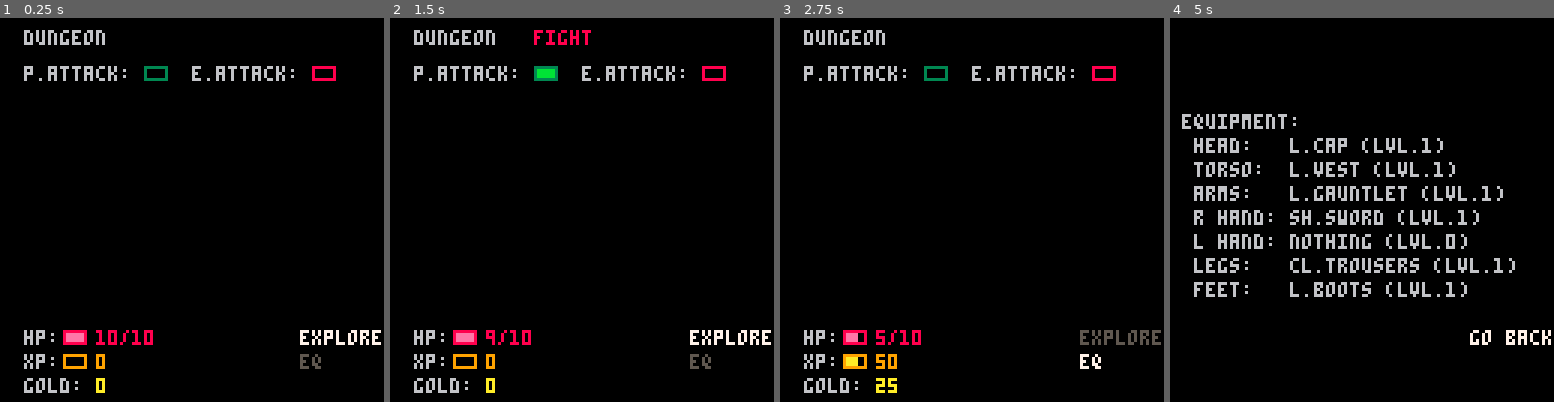
Above: before the commit, frames 1-4 (left to right).
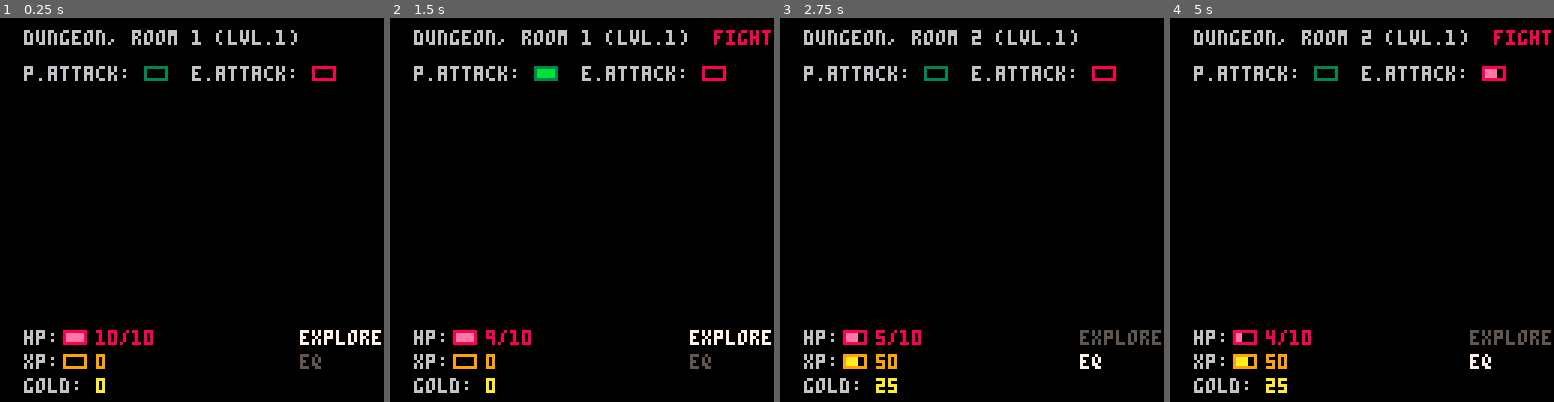
Above: after the commit, the same moments.

Repository: VedVid/IdleRPG
Game: PICO-8 cartridge idlerpg.p8
The game is run twice, just before and just after one commit, with the same random seed, the same clock (stepped at 60 frames per second) and the same inputs.
Inputs:
- Up to frame 1 (0.25 s): no input
- Up to frame 2 (1.5 s): tap X (X key) at 0.33, 1.07 s; tap O (Z key) at 0.7 s
- Up to frame 3 (2.75 s): hold Right 1.6-2.1 s; tap O (Z key) at 1.7, 2.1, 2.5 s; tap X (X key) at 1.85 s; hold Up 2.15-2.42 s; hold Right from 2.47 s (still down)
- Up to frame 4 (5 s): tap O (Z key) every 0.4 s from 2.9 to 4.9 s; tap X (X key) at 2.97, 4.08 s; release Right at 3.03 s; hold Left 3.08-3.58 s; hold Down 3.63-3.97 s; hold Right 4.02-4.68 s; hold Up from 4.73 s (still down)

The runs differ from the first frame. In frame 1, 0.6% of the frame differs, in the area x 28-78%, y 3-8%; in frame 2, 1.0%; in frame 3, 0.6%; in frame 4, 12%, in the area x 3-100%, y 3-98%.

Commit message:
Dungeon consists of several rooms. Every room has an enemy right now.

Diff:
--- a/idlerpg.p8
+++ b/idlerpg.p8
@@ -5,15 +5,18 @@
  button_chosen = 1
  game_buttons = make_game_menu()
  eq_buttons = make_eq_menu()
+ dungeon = make_dungeon()
+ dungeon.current_room = 1
  game_place = "dungeon"
  game_fight = false
  game_scene = "main screen"
  player = make_player()
- enemy = make_enemy()
+ enemy = nil
 end
 
 function _update()
  calc_player_eq()
+ enemy = dungeon.rooms[dungeon.current_room].enemy
 
  if game_scene == "main screen" then
   handle_main_screen()
@@ -220,6 +223,7 @@
   if (enemy.current_hp <= 0) then
    player.current_xp += enemy.xp
    player.gold += enemy.gold
+   dungeon.current_room += 1
    all_alive = false
   end
  end
@@ -301,9 +305,10 @@
 
 -->8
 function draw_main_scene()
- print(game_place, 8, 4, 6)
+ print(game_place..", room "..dungeon.current_room.." (lvl."..dungeon.level..")",
+  8, 4, 6)
  if game_fight then
-  print("fight", 48, 4, 8)
+  print("fight", 108, 4, 8)
  end
  print("p.attack:", 8, 16, 6)
  draw_bar(player.attack_bar, 48, 16)
@@ -326,6 +331,23 @@
  draw_eq(8, 32, player.equipment)
  draw_buttons(eq_buttons)
 end
+-->8
+function make_dungeon()
+ local dungeon = {}
+ dungeon.name = "dungeon"
+ dungeon.level = 1
+ dungeon.current_room = 1
+ local rooms = {}
+ local length = 5
+ for i=1, length do
+  local room = {}
+  room.enemy = make_enemy()
+  add(rooms, room)
+ end
+ dungeon.rooms = rooms
+ return dungeon
+end
+
 __gfx__
 00000000999999999999999999999999999999998888888888888888888888888888888833333333333333333333333333333333000000000000000000000000
 00000000900000099aa000099aaaa0099aaaaaa9800000088ee000088eeee0088eeeeee8300000033bb000033bbbb0033bbbbbb3000000000000000000000000
